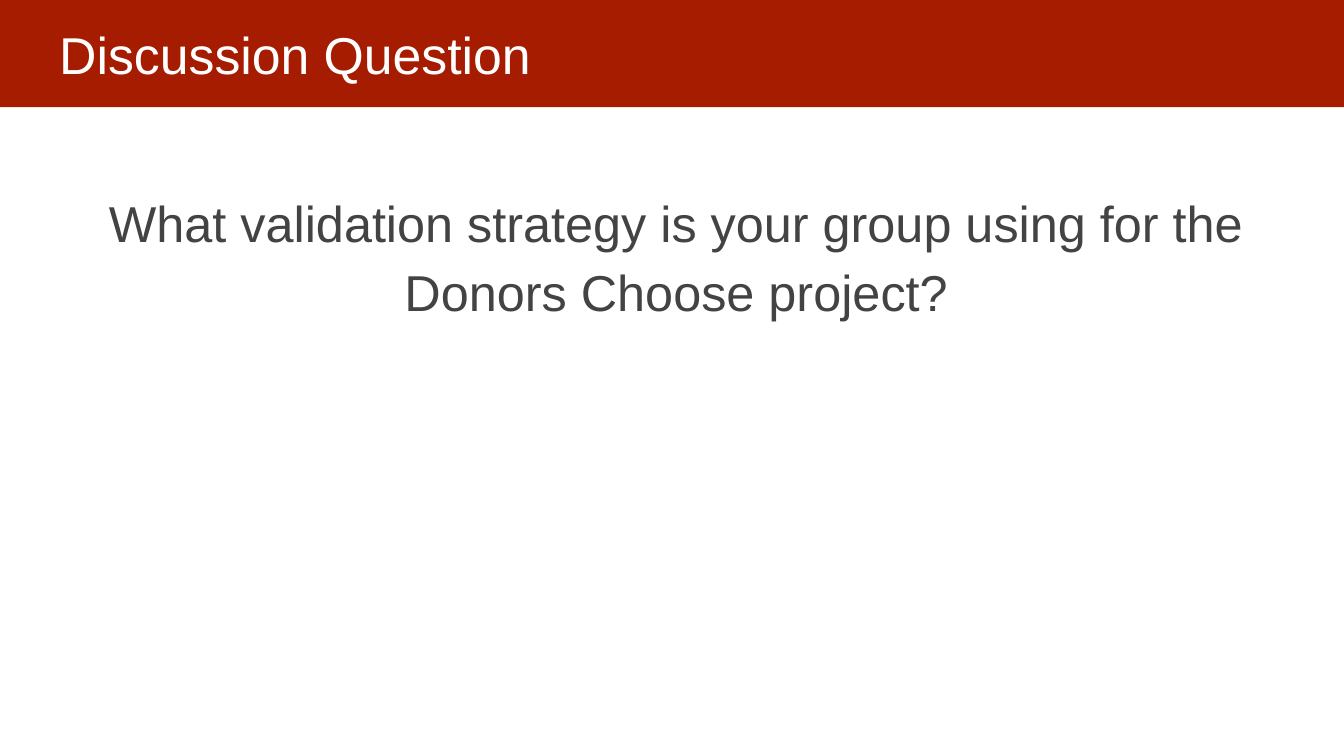
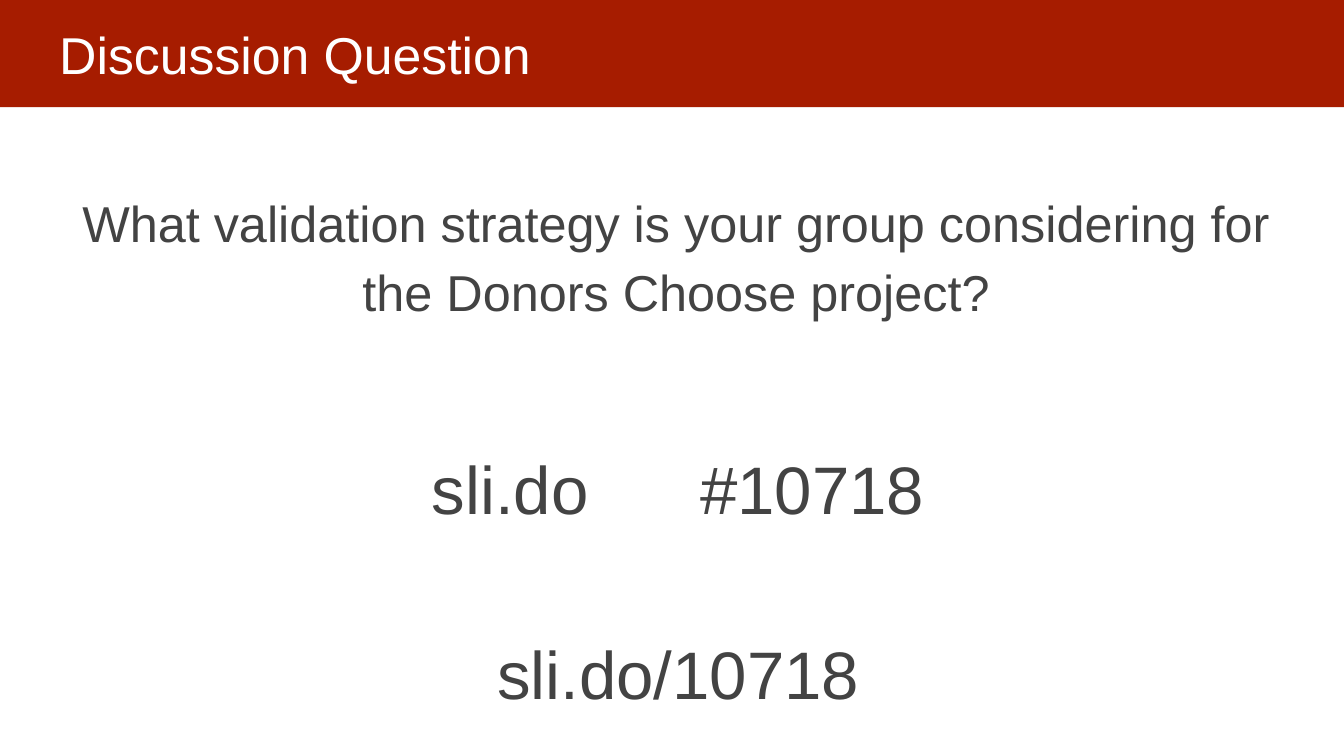
Before and after one commit to dssg/MLinPractice, a slide deck: slide 4 of Lectures/Lecture6-EvaluationMetrics.pptx. Drawn at 1344x756 pixels with LibreOffice and Linux fonts; fonts in the diff are those of the drawing. Boxes give left, top, right and bottom in pixels: in the first picture for what was removed or moved away, otherwise in the second. Text is boxed around its words. In the diff, an @@ line names an element or a change of style, - is before the commit and + after.

```diff
--- a/Lectures/Lecture6-EvaluationMetrics.pptx
+++ b/Lectures/Lecture6-EvaluationMetrics.pptx
@@ text at [82, 205, 1270, 321]: text changed @@
-What validation strategy is your group using for the Donors Choose project?
+What validation strategy is your group considering for the Donors Choose project?
@@ text added at [432, 465, 924, 700], 48 pt, text #434343 @@
+sli.do #10718
+sli.do/10718
```
Also in this commit, not shown: 2 other slides changed, 2 slides added.
